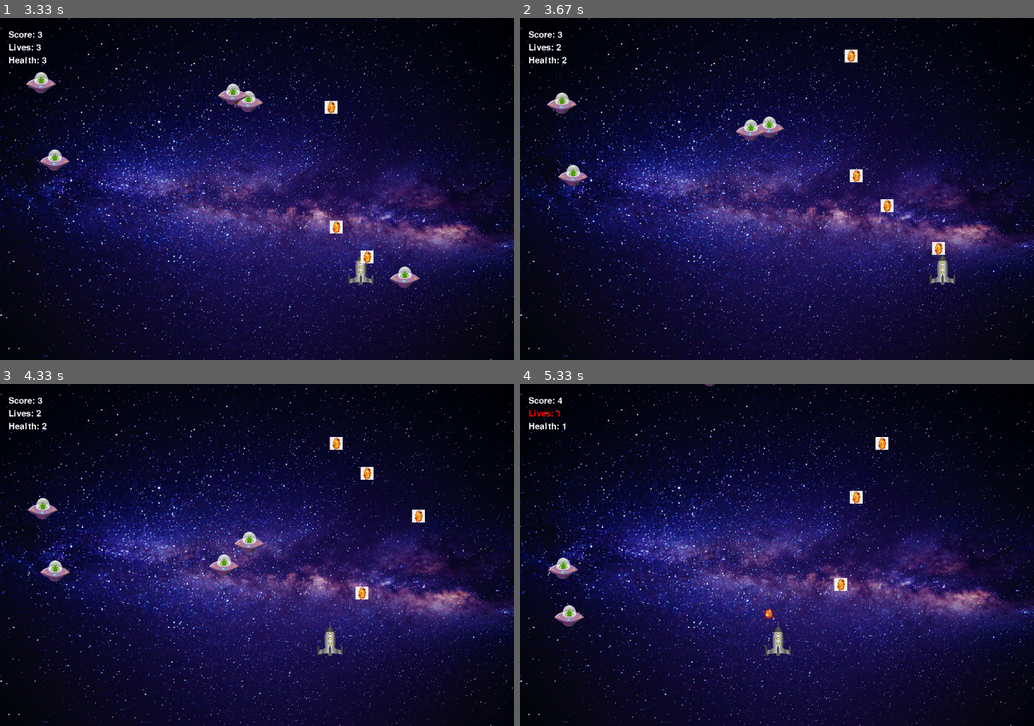
Above: before the commit, frames 1-4 (two rows, left to right).
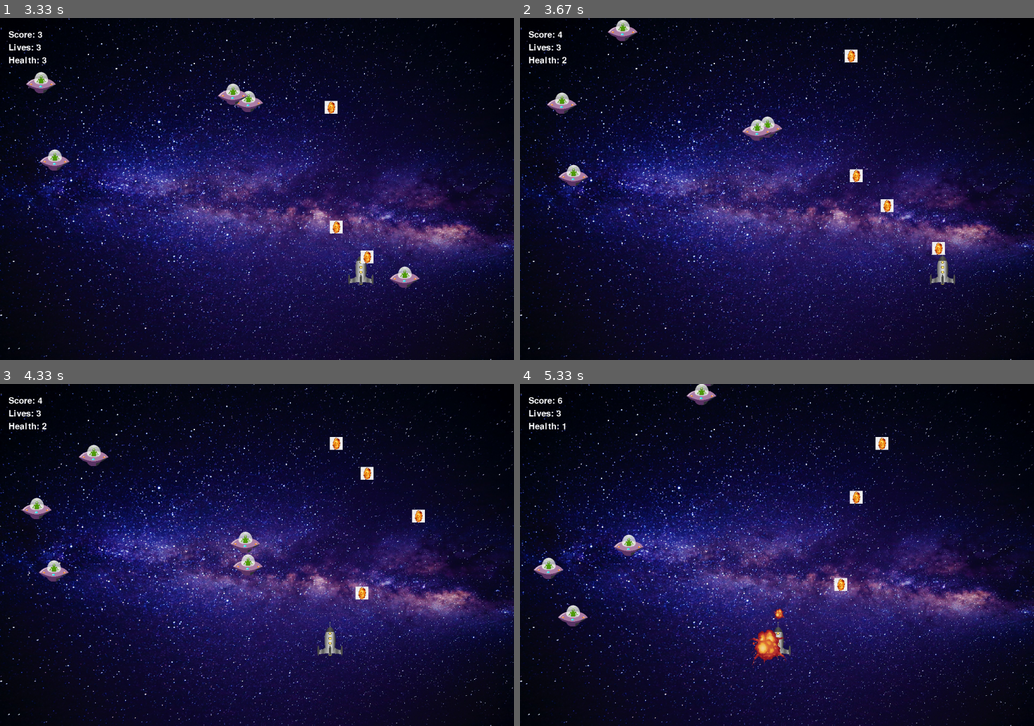
Above: after the commit, the same moments.

Repository: Pavel-Bylkov/shuter_pygame
Game: pygame game, started from game.py
The game is run twice, just before and just after one commit, with the same random seed, the same clock (stepped at 60 frames per second) and the same inputs.
Inputs:
- Up to frame 1 (3.33 s): hold W 0.33-0.8 s; hold D 0.83-1.47 s; tap Space at 0.9, 1.2, 1.57, 1.97, 2.27, 2.47, 2.77, 2.97, 3.3 s; hold S 1.5-1.87 s; hold A 1.9-2.37 s; hold D 2.4-2.87 s; hold W 2.9-3.2 s; hold D from 3.23 s (still down)
- Up to frame 2 (3.67 s): keep holding D; tap Space at 3.6 s
- Up to frame 3 (4.33 s): release D at 3.7 s; hold A 3.73-4.27 s; tap Space at 3.8, 4.1 s; hold S from 4.3 s (still down)
- Up to frame 4 (5.33 s): tap Space at 4.37, 4.7, 5, 5.13 s; release S at 4.6 s; hold A 4.63-5.03 s; hold W from 5.07 s (still down)

Frame 1 is identical in both runs. In frame 2, 0.6% of the frame differs, in the area x 7-52%, y 0-50%; in frame 3, 1.2%; in frame 4, 1.5%, in the area x 1-52%, y 0-83%.

Commit message:
add health

Diff:
--- a/game.py
+++ b/game.py
@@ -127,6 +127,12 @@
                 lives -= 1
         if pg.sprite.collide_rect(self, player):
             player.get_hit()
+            bums.add(
+                Bum(self.rect.centerx, self.rect.centery)
+            )
+            self.rect.y = -50
+            self.rect.x = random.randint(30, win_height - 30)
+            score += 1
         if pg.sprite.spritecollide(self, player.bullets, True):
             bums.add(
                 Bum(self.rect.centerx, self.rect.centery)
